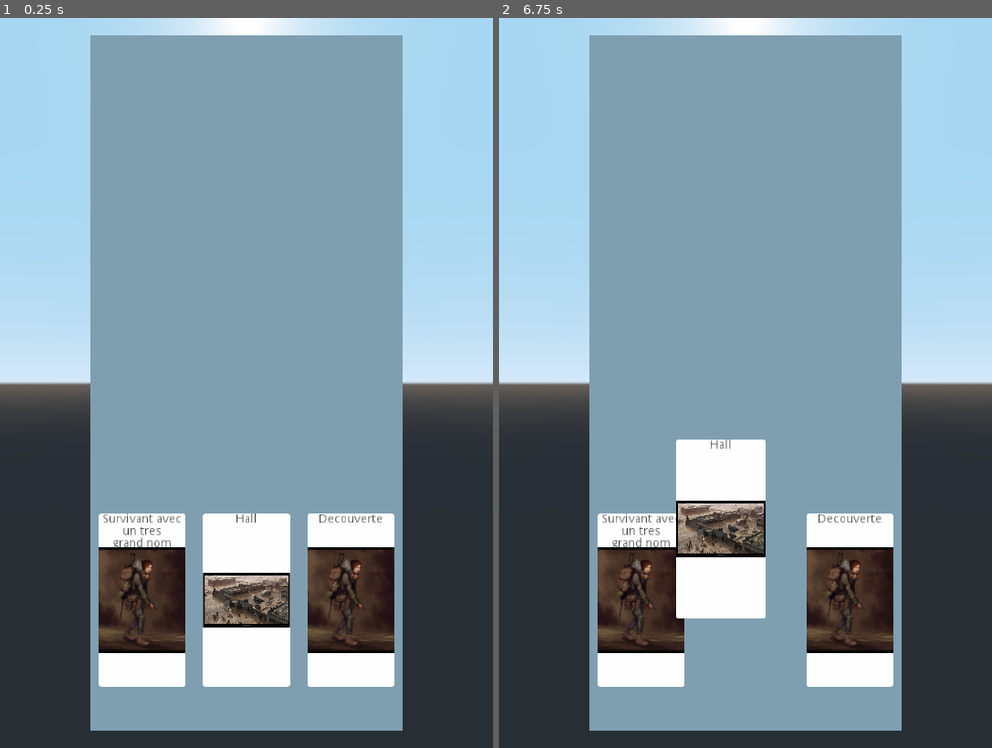
Above: before the commit, frames 1-2 (left to right).
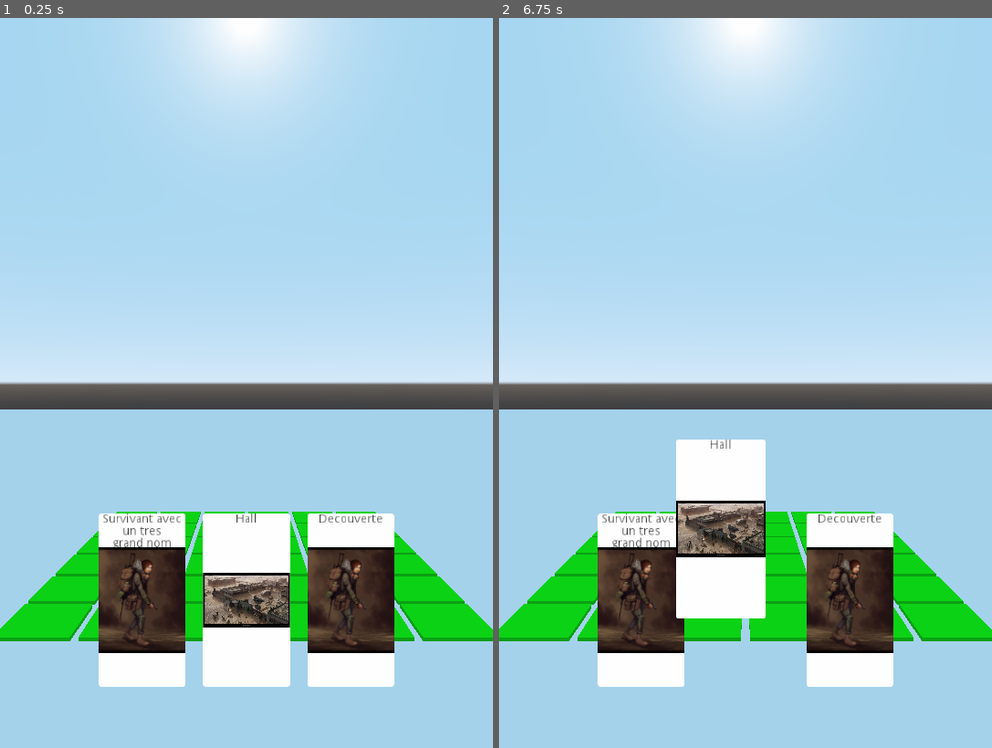
Above: after the commit, the same moments.

Repository: copsfuraxx/ProjetINFO701
Game: Godot game, scene res://Main.tscn
Two runs of this game, one before a commit and one after it. Both use one fixed random seed, a clock stepped at 60 frames per second and the inputs below.
Inputs (mouse positions are in pixels of both pictures, inside the frame that each line leads up to):
- Up to frame 1 (0.25 s): no input
- Up to frame 2 (6.75 s): tap Enter at 0.5, 2, 3.5 s; move the mouse to (720, 529) at 0.52 s; press the mouse at (720, 529) at 0.53 s; tap Space at 1.25, 2.75, 4.25 s; move the mouse to (893, 492) at 1.27 s; release the mouse at (893, 492) at 1.28 s; click (893, 492) at 1.35 s; move the mouse to (597, 273) at 2.02 s; press the mouse at (597, 273) at 2.03 s; move the mouse to (770, 383) at 2.77 s; release the mouse at (770, 383) at 2.78 s; click (770, 383) at 2.85 s; move the mouse to (671, 200) at 3.52 s; press the mouse at (671, 200) at 3.53 s; move the mouse to (853, 346) at 4.27 s; release the mouse at (853, 346) at 4.28 s; click (853, 346) at 4.35 s; move the mouse to (646, 419) at 5.02 s; press the mouse at (646, 419) at 5.03 s; move the mouse to (794, 222) at 5.77 s; release the mouse at (794, 222) at 5.78 s; click (794, 222) at 5.85 s; move the mouse to (720, 529) at 6.52 s; press the mouse at (720, 529) at 6.53 s

The runs differ from the first frame. In frame 1, 66% of the frame differs, in the area x 0-100%, y 2-100%; in frame 2, 66%.
Error before the commit: Invalid get index 'position' (on base: 'InputEventKey'). (res://Camera.gd:31)
Error after the commit: Invalid get index 'position' (on base: 'InputEventKey'). (res://CameraCarte.gd:32)

Commit message:
début positon bat
+ mini debug drag and drop

Diff:
--- a/PixelFont.tres
+++ b/Assets/PixelFont.tres
@@ -1,6 +1,6 @@
 [gd_resource type="DynamicFont" load_steps=2 format=2]
 
-[ext_resource path="res://BigPixel.otf" type="DynamicFontData" id=1]
+[ext_resource path="res://Assets/BigPixel.otf" type="DynamicFontData" id=1]
 
 [resource]
 size = 12
--- /dev/null
+++ b/CameraCamp.gd
@@ -0,0 +1,48 @@
+extends Camera
+
+enum Etat{Sleep, Awake}
+
+var ray
+var mouse_position = null
+var mouse_position_past = null
+var click_position
+var click = false
+var etat = Etat.Sleep
+
+func _ready():
+# Create the RayCast
+	ray = $RayCast
+
+func _input(event):
+	if(etat == Etat.Sleep):
+		return
+	if Input.is_action_just_pressed("click") :
+		var to = project_ray_normal(event.position) * 10
+		ray.cast_to = to
+		ray.enabled = true
+	if Input.is_action_pressed("click"):
+		if mouse_position != null:
+			mouse_position_past = mouse_position
+		mouse_position = event.position
+		click_position = translation + project_ray_normal(event.position)
+		click = true
+	if Input.is_action_just_released("click"):
+		click = false
+		mouse_position = null
+		mouse_position_past = null
+
+func _physics_process(_delta):
+	if(etat == Etat.Sleep):
+		return
+	if click and mouse_position_past != null:
+		var x = translation.x - (mouse_position.x - mouse_position_past.x) / 120
+		var z = translation.z - (mouse_position.y - mouse_position_past.y) / 120
+		translation = Vector3(x, translation.y, z)
+	click = false
+
+func wakeup(b):
+	make_current()
+	b.translation.x = .5
+	b.translation.z = .5
+	$"../".add_child(b)
+	etat = Etat.Awake
--- a/Camera.gd
+++ b/CameraCarte.gd
@@ -1,12 +1,11 @@
 extends Camera
 
-enum Etat{ Main, Carte_Selected}
+enum Etat{ Main, Carte_Selected, Sleep, Awake}
 
 var ray
 var triger = false
 var timer = .0
 var mouse_position
-var mouse_origin
 var card
 var etat
 
@@ -16,6 +15,8 @@
 	etat = Etat.Main
 
 func _input(event):
+	if(etat == Etat.Sleep):
+		return
 	if Input.is_action_just_pressed("click") :
 		var to = project_ray_normal(event.position) * 10
 		ray.cast_to = to
@@ -28,10 +29,11 @@
 		else:
 			card = null
 	if Input.is_action_pressed("click"):
-		mouse_origin = project_ray_origin(event.position)
-		mouse_position = mouse_origin +  project_ray_normal(event.position)
+		mouse_position = translation + project_ray_normal(event.position)
 
 func _physics_process(delta):
+	if(etat == Etat.Sleep):
+		return
 	if etat == Etat.Main:
 		drag(delta)
 	elif etat == Etat.Carte_Selected:
@@ -39,10 +41,12 @@
 			var o = ray.get_collider()
 			if o.is_in_group("Button"):
 				if o.is_in_group("Oui"):
-					print_debug("oui")
+					$"..".visible = false
+					etat = Etat.Sleep
+					$"../../Camp/Camera".wakeup(load("res://Maison.tscn").instance())
 				reset()
 			elif o.is_in_group("Carte"):
-				card.reset()
+				card.reset(o != card)
 				card = null
 				etat = Etat.Main
 				$"../MenuSelect".visible = false
@@ -58,7 +62,7 @@
 		triger = true
 		timer = 0
 	if triger and timer > 0.1:
-		var p = mouse_position * mouse_origin.distance_to(card.translation)
+		var p = mouse_position * translation.distance_to(card.translation)
 		card.translation = Vector3(p.x, p.y, card.translation.z)
 	elif triger:
 		timer += delta
--- /dev/null
+++ b/Camp.tscn
@@ -0,0 +1,151 @@
+[gd_scene load_steps=7 format=2]
+
+[ext_resource path="res://Valider.tscn" type="PackedScene" id=1]
+[ext_resource path="res://CameraCamp.gd" type="Script" id=2]
+[ext_resource path="res://GreenCase.tscn" type="PackedScene" id=3]
+[ext_resource path="res://Annuler.tscn" type="PackedScene" id=4]
+
+[sub_resource type="CubeMesh" id=1]
+size = Vector3( 100, 2, 100 )
+
+[sub_resource type="BoxShape" id=2]
+extents = Vector3( 50, 1, 50 )
+
+[node name="Camp" type="Spatial"]
+
+[node name="StaticBody" type="StaticBody" parent="."]
+transform = Transform( 1, 0, 0, 0, 1, 0, 0, 0, 1, 0, -1, 0 )
+
+[node name="MeshInstance" type="MeshInstance" parent="StaticBody"]
+mesh = SubResource( 1 )
+skeleton = NodePath("../..")
+
+[node name="CollisionShape" type="CollisionShape" parent="StaticBody"]
+shape = SubResource( 2 )
+
+[node name="Node" type="Spatial" parent="."]
+
+[node name="Case" parent="Node" instance=ExtResource( 3 )]
+transform = Transform( 1, 0, 0, 0, 1, 0, 0, 0, 1, 0.5, 0, 0.5 )
+
+[node name="Case2" parent="Node" instance=ExtResource( 3 )]
+transform = Transform( 1, 0, 0, 0, 1, 0, 0, 0, 1, -0.5, 0, 0.5 )
+
+[node name="Case3" parent="Node" instance=ExtResource( 3 )]
+transform = Transform( 1, 0, 0, 0, 1, 0, 0, 0, 1, 2.5, 0, 0.5 )
+
+[node name="Case4" parent="Node" instance=ExtResource( 3 )]
+transform = Transform( 1, 0, 0, 0, 1, 0, 0, 0, 1, 1.5, 0, 0.5 )
+
+[node name="Case5" parent="Node" instance=ExtResource( 3 )]
+transform = Transform( 1, 0, 0, 0, 1, 0, 0, 0, 1, -1.5, 0, 0.5 )
+
+[node name="Case6" parent="Node" instance=ExtResource( 3 )]
+transform = Transform( 1, 0, 0, 0, 1, 0, 0, 0, 1, -2.5, 0, 0.5 )
+
+[node name="Case7" parent="Node" instance=ExtResource( 3 )]
+transform = Transform( 1, 0, 0, 0, 1, 0, 0, 0, 1, 0.5, 0, -0.5 )
+
+[node name="Case8" parent="Node" instance=ExtResource( 3 )]
+transform = Transform( 1, 0, 0, 0, 1, 0, 0, 0, 1, -0.5, 0, -0.5 )
+
+[node name="Case9" parent="Node" instance=ExtResource( 3 )]
+transform = Transform( 1, 0, 0, 0, 1, 0, 0, 0, 1, 2.5, 0, -0.5 )
+
+[node name="Case10" parent="Node" instance=ExtResource( 3 )]
+transform = Transform( 1, 0, 0, 0, 1, 0, 0, 0, 1, 1.5, 0, -0.5 )
+
+[node name="Case11" parent="Node" instance=ExtResource( 3 )]
+transform = Transform( 1, 0, 0, 0, 1, 0, 0, 0, 1, -1.5, 0, -0.5 )
+
+[node name="Case12" parent="Node" instance=ExtResource( 3 )]
+transform = Transform( 1, 0, 0, 0, 1, 0, 0, 0, 1, -2.5, 0, -0.5 )
+
+[node name="Case13" parent="Node" instance=ExtResource( 3 )]
+transform = Transform( 1, 0, 0, 0, 1, 0, 0, 0, 1, 0.5, 0, 1.5 )
+
+[node name="Case14" parent="Node" instance=ExtResource( 3 )]
+transform = Transform( 1, 0, 0, 0, 1, 0, 0, 0, 1, -0.5, 0, 1.5 )
+
+[node name="Case15" parent="Node" instance=ExtResource( 3 )]
+transform = Transform( 1, 0, 0, 0, 1, 0, 0, 0, 1, 2.5, 0, 1.5 )
+
+[node name="Case16" parent="Node" instance=ExtResource( 3 )]
+transform = Transform( 1, 0, 0, 0, 1, 0, 0, 0, 1, 1.5, 0, 1.5 )
+
+[node name="Case17" parent="Node" instance=ExtResource( 3 )]
+transform = Transform( 1, 0, 0, 0, 1, 0, 0, 0, 1, -1.5, 0, 1.5 )
+
+[node name="Case18" parent="Node" instance=ExtResource( 3 )]
+transform = Transform( 1, 0, 0, 0, 1, 0, 0, 0, 1, -2.5, 0, 1.5 )
+
+[node name="Case19" parent="Node" instance=ExtResource( 3 )]
+transform = Transform( 1, 0, 0, 0, 1, 0, 0, 0, 1, 0.5, 0, -1.5 )
+
+[node name="Case20" parent="Node" instance=ExtResource( 3 )]
+transform = Transform( 1, 0, 0, 0, 1, 0, 0, 0, 1, -0.5, 0, -1.5 )
+
+[node name="Case21" parent="Node" instance=ExtResource( 3 )]
+transform = Transform( 1, 0, 0, 0, 1, 0, 0, 0, 1, 2.5, 0, -1.5 )
+
+[node name="Case22" parent="Node" instance=ExtResource( 3 )]
+transform = Transform( 1, 0, 0, 0, 1, 0, 0, 0, 1, 1.5, 0, -1.5 )
+
+[node name="Case23" parent="Node" instance=ExtResource( 3 )]
+transform = Transform( 1, 0, 0, 0, 1, 0, 0, 0, 1, -1.5, 0, -1.5 )
+
+[node name="Case24" parent="Node" instance=ExtResource( 3 )]
+transform = Transform( 1, 0, 0, 0, 1, 0, 0, 0, 1, -2.5, 0, -1.5 )
+
+[node name="Case25" parent="Node" instance=ExtResource( 3 )]
+transform = Transform( 1, 0, 0, 0, 1, 0, 0, 0, 1, 0.5, 0, 2.5 )
+
+[node name="Case26" parent="Node" instance=ExtResource( 3 )]
+transform = Transform( 1, 0, 0, 0, 1, 0, 0, 0, 1, -0.5, 0, 2.5 )
+
+[node name="Case27" parent="Node" instance=ExtResource( 3 )]
+transform = Transform( 1, 0, 0, 0, 1, 0, 0, 0, 1, 2.5, 0, 2.5 )
+
+[node name="Case28" parent="Node" instance=ExtResource( 3 )]
+transform = Transform( 1, 0, 0, 0, 1, 0, 0, 0, 1, 1.5, 0, 2.5 )
+
+[node name="Case29" parent="Node" instance=ExtResource( 3 )]
+transform = Transform( 1, 0, 0, 0, 1, 0, 0, 0, 1, -1.5, 0, 2.5 )
+
+[node name="Case30" parent="Node" instance=ExtResource( 3 )]
+transform = Transform( 1, 0, 0, 0, 1, 0, 0, 0, 1, -2.5, 0, 2.5 )
+
+[node name="Case31" parent="Node" instance=ExtResource( 3 )]
+transform = Transform( 1, 0, 0, 0, 1, 0, 0, 0, 1, 0.5, 0, -2.5 )
+
+[node name="Case32" parent="Node" instance=ExtResource( 3 )]
+transform = Transform( 1, 0, 0, 0, 1, 0, 0, 0, 1, -0.5, 0, -2.5 )
+
+[node name="Case33" parent="Node" instance=ExtResource( 3 )]
+transform = Transform( 1, 0, 0, 0, 1, 0, 0, 0, 1, 2.5, 0, -2.5 )
+
+[node name="Case34" parent="Node" instance=ExtResource( 3 )]
+transform = Transform( 1, 0, 0, 0, 1, 0, 0, 0, 1, 1.5, 0, -2.5 )
+
+[node name="Case35" parent="Node" instance=ExtResource( 3 )]
+transform = Transform( 1, 0, 0, 0, 1, 0, 0, 0, 1, -1.5, 0, -2.5 )
+
+[node name="Case36" parent="Node" instance=ExtResource( 3 )]
+transform = Transform( 1, 0, 0, 0, 1, 0, 0, 0, 1, -2.5, 0, -2.5 )
+
+[node name="Camera" type="Camera" parent="."]
+transform = Transform( 1, 0, 0, 0, -4.37114e-08, 1, 0, -1, -4.37114e-08, 0, 5, 0 )
+script = ExtResource( 2 )
+
+[node name="RayCast" type="RayCast" parent="Camera"]
+transform = Transform( 1, 0, 0, 0, -4.37114e-08, -1, 0, 1, -4.37114e-08, 0, 0, 0 )
+
+[node name="MenuSelect" type="Spatial" parent="Camera"]
+transform = Transform( 1, 0, 0, 0, 1, 0, 0, 0, 1, 0, -2, -3 )
+visible = false
+
+[node name="Annuler" parent="Camera/MenuSelect" instance=ExtResource( 4 )]
+transform = Transform( 0.8, 0, 0, 0, 0.8, 0, 0, 0, 0.8, 0.5, 0, 0 )
+
+[node name="Valider" parent="Camera/MenuSelect" instance=ExtResource( 1 )]
+transform = Transform( 0.8, 0, 0, 0, 0.8, 0, 0, 0, 0.8, -0.5, 0, 0 )
--- a/Carte/Carte.gd
+++ b/Carte/Carte.gd
@@ -11,7 +11,7 @@
 	pos_ini = translation
 	$Label3D.text = cart.cardName
 	if cart.img != "null":
-		$Sprite3D2.texture = load("res://" + cart.img)
+		$Sprite3D2.texture = load("res://Carte/" + cart.img)
 
 func drag():
 	$Sprite3D.render_priority += 2
@@ -37,7 +37,7 @@
 		translation = pos_ini
 		return 2
 
-func reset():
+func reset(position = true):
 	scale = Vector3(.5,.5,.5)
 	$Sprite3D.render_priority -= 2
 	$Label3D.render_priority -= 2
@@ -45,4 +45,5 @@
 	$Sprite3D2.render_priority -= 2
 	$Label3D2.render_priority -= 2
 	$Label3D2.outline_render_priority -= 2
-	translation = pos_ini
+	if position :
+		translation = pos_ini
--- a/Carte/Carte.tscn
+++ b/Carte/Carte.tscn
@@ -1,8 +1,8 @@
 [gd_scene load_steps=5 format=2]
 
 [ext_resource path="res://Carte/Carte.gd" type="Script" id=1]
-[ext_resource path="res://survivor.png" type="Texture" id=2]
-[ext_resource path="res://carte.png" type="Texture" id=3]
+[ext_resource path="res://Carte/survivor.png" type="Texture" id=2]
+[ext_resource path="res://Carte/carte.png" type="Texture" id=3]
 
 [sub_resource type="BoxShape" id=1]
 extents = Vector3( 0.5, 1, 0.01 )
--- /dev/null
+++ b/ChoixCarte.tscn
@@ -0,0 +1,25 @@
+[gd_scene load_steps=5 format=2]
+
+[ext_resource path="res://Valider.tscn" type="PackedScene" id=1]
+[ext_resource path="res://Annuler.tscn" type="PackedScene" id=2]
+[ext_resource path="res://CameraCarte.gd" type="Script" id=3]
+[ext_resource path="res://ChoixCarte.gd" type="Script" id=4]
+
+[node name="ChoixCarte" type="Spatial"]
+script = ExtResource( 4 )
+
+[node name="Camera" type="Camera" parent="."]
+transform = Transform( 1, 0, 0, 0, 1, 0, 0, 0, 1, 0, 0, 3 )
+current = true
+script = ExtResource( 3 )
+
+[node name="RayCast" type="RayCast" parent="Camera"]
+
+[node name="MenuSelect" type="Spatial" parent="."]
+visible = false
+
+[node name="Annuler" parent="MenuSelect" instance=ExtResource( 2 )]
+transform = Transform( 0.8, 0, 0, 0, 0.8, 0, 0, 0, 0.8, 0.55, 0.2, 0 )
+
+[node name="Valider" parent="MenuSelect" instance=ExtResource( 1 )]
+transform = Transform( 0.8, 0, 0, 0, 0.8, 0, 0, 0, 0.8, 0.55, 0.9, 0 )
--- /dev/null
+++ b/GreenCase.tres
@@ -0,0 +1,8 @@
+[gd_resource type="CubeMesh" load_steps=2 format=2]
+
+[sub_resource type="SpatialMaterial" id=1]
+albedo_color = Color( 0, 1, 0, 1 )
+
+[resource]
+material = SubResource( 1 )
+size = Vector3( 0.9, 0.1, 0.9 )
--- /dev/null
+++ b/GreenCase.tscn
@@ -0,0 +1,15 @@
+[gd_scene load_steps=3 format=2]
+
+[ext_resource path="res://GreenCase.tres" type="CubeMesh" id=1]
+
+[sub_resource type="BoxShape" id=1]
+extents = Vector3( 0.45, 0.05, 0.45 )
+
+[node name="StaticBody" type="StaticBody"]
+
+[node name="Case" type="MeshInstance" parent="."]
+mesh = ExtResource( 1 )
+skeleton = NodePath("../..")
+
+[node name="CollisionShape" type="CollisionShape" parent="."]
+shape = SubResource( 1 )
--- a/Main.tscn
+++ b/Main.tscn
@@ -1,33 +1,11 @@
-[gd_scene load_steps=6 format=2]
+[gd_scene load_steps=3 format=2]
 
-[ext_resource path="res://Main.gd" type="Script" id=1]
-[ext_resource path="res://Camera.gd" type="Script" id=2]
-[ext_resource path="res://Valider.tscn" type="PackedScene" id=3]
-[ext_resource path="res://Annuler.tscn" type="PackedScene" id=4]
-
-[sub_resource type="QuadMesh" id=1]
-size = Vector2( 1.8, 4 )
+[ext_resource path="res://ChoixCarte.tscn" type="PackedScene" id=2]
+[ext_resource path="res://Camp.tscn" type="PackedScene" id=3]
 
 [node name="Main" type="Spatial"]
-script = ExtResource( 1 )
 
-[node name="Camera" type="Camera" parent="."]
-transform = Transform( 1, 0, 0, 0, 1, 0, 0, 0, 1, 0, 0, 3 )
-current = true
-script = ExtResource( 2 )
+[node name="Camp" parent="." instance=ExtResource( 3 )]
 
-[node name="RayCast" type="RayCast" parent="Camera"]
-
-[node name="MeshInstance" type="MeshInstance" parent="."]
-transform = Transform( 1, 0, 0, 0, 1, 0, 0, 0, 1, 0, 0, -0.001 )
-mesh = SubResource( 1 )
-skeleton = NodePath("../Camera")
-
-[node name="MenuSelect" type="Spatial" parent="."]
-visible = false
-
-[node name="Annuler" parent="MenuSelect" instance=ExtResource( 4 )]
-transform = Transform( 0.8, 0, 0, 0, 0.8, 0, 0, 0, 0.8, 0.55, 0.2, 0 )
-
-[node name="Valider" parent="MenuSelect" instance=ExtResource( 3 )]
-transform = Transform( 0.8, 0, 0, 0, 0.8, 0, 0, 0, 0.8, 0.55, 0.9, 0 )
+[node name="ChoixCarte" parent="." instance=ExtResource( 2 )]
+transform = Transform( 1, 0, 0, 0, 1, 0, 0, 0, 1, 0, 3, 6 )
--- /dev/null
+++ b/Maison.tscn
@@ -0,0 +1,16 @@
+[gd_scene load_steps=3 format=2]
+
+[sub_resource type="CubeMesh" id=1]
+size = Vector3( 1, 1, 1 )
+
+[sub_resource type="BoxShape" id=2]
+extents = Vector3( 0.5, 0.5, 0.5 )
+
+[node name="Maison" type="StaticBody"]
+transform = Transform( 1, 0, 0, 0, 1, 0, 0, 0, 1, 0, 0.5, 0 )
+
+[node name="MeshInstance" type="MeshInstance" parent="."]
+mesh = SubResource( 1 )
+
+[node name="CollisionShape" type="CollisionShape" parent="."]
+shape = SubResource( 2 )
--- a/project.godot
+++ b/project.godot
@@ -46,6 +46,7 @@
 
 window/size/width=1080
 window/size/height=2310
+window/size/resizable=false
 window/handheld/orientation="portrait"
 
 [input]
@@ -56,6 +57,10 @@
  ]
 }
 
+[layer_names]
+
+2d_physics/layer_1="Click"
+
 [physics]
 
 common/enable_pause_aware_picking=true
Renamed: BigPixel.otf -> Assets/BigPixel.otf
Renamed: base.png -> Carte/base.png
Not shown, changed: Carte/base.png.import
Renamed: carte.png -> Carte/carte.png
Not shown, changed: Carte/carte.png.import
Renamed: survivor.png -> Carte/survivor.png
Not shown, changed: Carte/survivor.png.import
Renamed: Main.gd -> ChoixCarte.gd
Binary file changed: icon.png
